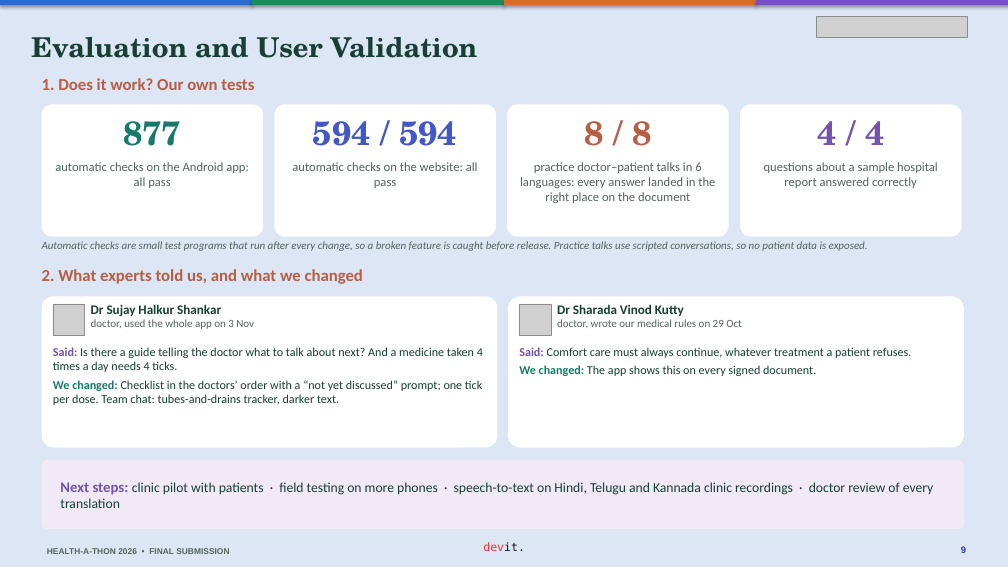
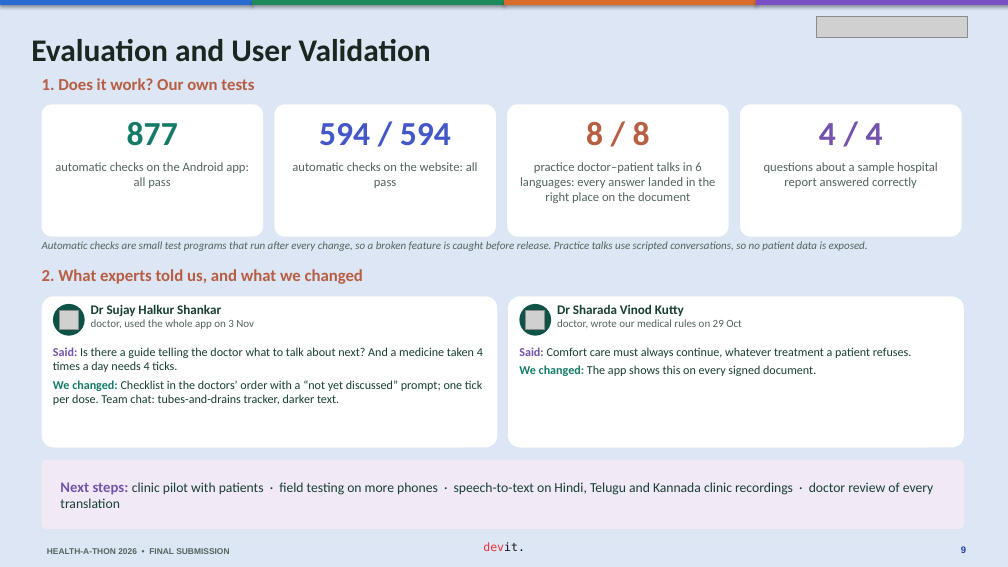
Before and after one commit to basithladdu/healthathon, a slide deck: slide 9 of output/final-submission/Sahara-Final-Presentation.pptx. Drawn at 1008x567 pixels with LibreOffice and Linux fonts; fonts in the diff are those of the drawing; grey boxes stand for pictures. Boxes give left, top, right and bottom in pixels: in the first picture for what was removed or moved away, otherwise in the second. Text is boxed around its words. In the diff, an @@ line names an element or a change of style, - is before the commit and + after.

```diff
--- a/output/final-submission/Sahara-Final-Presentation.pptx
+++ b/output/final-submission/Sahara-Final-Presentation.pptx
@@ text "Evaluation and User Validation" at [31, 39, 431, 62]: size 26 to 30 pt, font TeX Gyre Schola to Calibri, text colour #173F33 to #1B2621 @@
@@ font TeX Gyre Schola to Calibri in 4 elements at [127, 122, 178, 146], [319, 123, 451, 145], [586, 122, 650, 146], [819, 123, 883, 145] @@
@@ picture removed at [53, 304, 85, 336] @@
@@ ellipse added at [53, 304, 85, 336], fill #0E5246 @@
@@ picture added at [59, 310, 78, 329] @@
@@ picture removed at [520, 304, 551, 336] @@
@@ ellipse added at [520, 304, 551, 336], fill #0E5346 @@
@@ picture added at [526, 310, 544, 329] @@
```
Also in this commit, not shown: 12 other slides changed, 3 other files.
